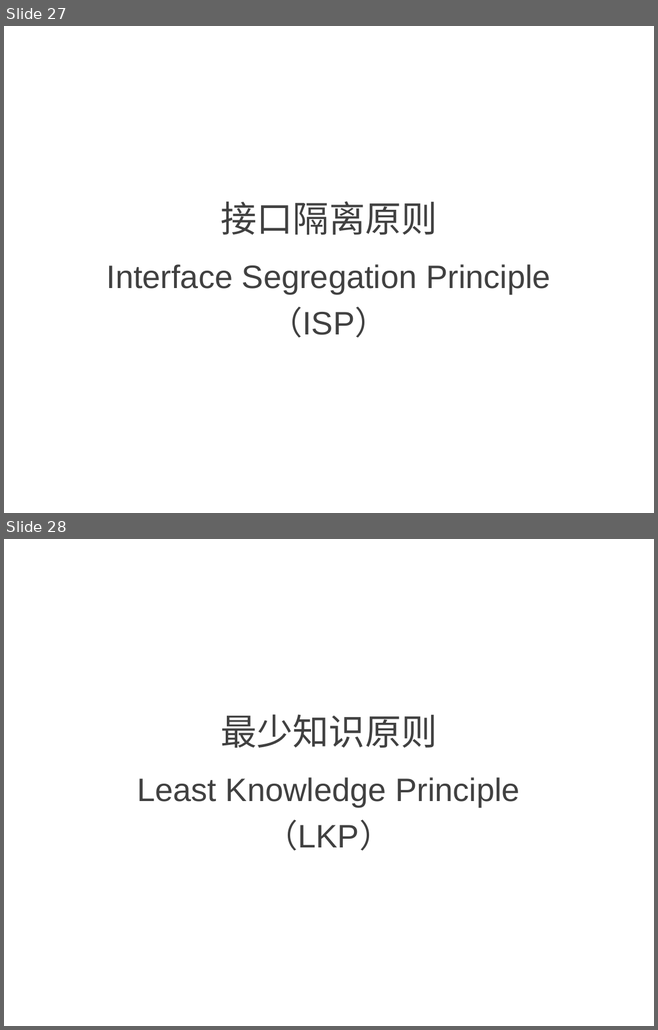
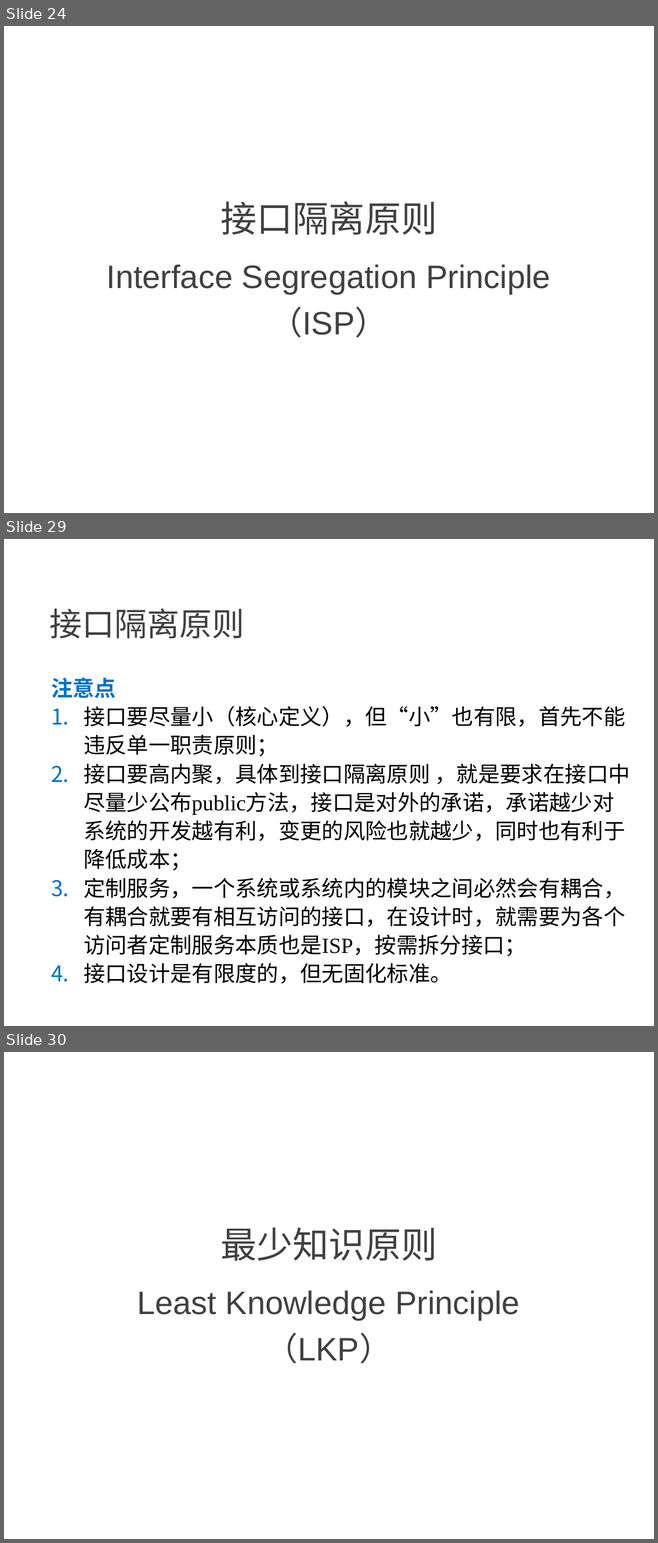
Before and after one commit to NewGr8Player/My-PPT, a slide deck: Design pattern/23种设计模式详解.pptx. Shown one above the other, each under a label of ours: slides 27 and 28 before the commit, slides 24, 29 and 30 after it; the slides between them are not shown. The pictures are 658x1030 and 658x1543 pixels, drawn with LibreOffice and Linux fonts; fonts in the diff are those of the drawing. Boxes give left, top, right and bottom in pixels: in the first picture for what was removed or moved away, otherwise in the second. Text is boxed around its words. In the diff, an @@ line names an element or a change of style, - is before the commit and + after.

Commit message:
增加接口隔离原则

```diff
--- a/Design pattern/23种设计模式详解.pptx
+++ b/Design pattern/23种设计模式详解.pptx
@@ slide 29 added at (4,539,654,1026), background #FFFFFF @@
@@ text added at (49,608,244,639), 36 pt, text #404040 @@
+接口隔离原则
@@ text added at (51,678,630,984), 24 pt, text #000000 @@
+注意点
+1. 接口要尽量小（核心定义），但“小”也有限，首先不能违反单一职责原则；
+2. 接口要高内聚，具体到接口隔离原则 ，就是要求在接口中尽量少公布public方法，接口是对外的承诺，承诺越少对系统的开发越有利，变更的风险也就越少，同时也有利于降低成本；
+3. 定制服务，一个系统或系统内的模块之间必然会有耦合，有耦合就要有相互访问的接口，在设计时，就需要为各个访问者定制服务本质也是ISP，按需拆分接口；
+4. 接口设计是有限度的，但无固化标准。
@@ what was slide 27 is now slide 24 @@
@@ what was slide 28 is now slide 30 @@
```
Also in this commit, not shown: 1 slide changed, 4 other slides added, 3 slides removed, 3 other files.
